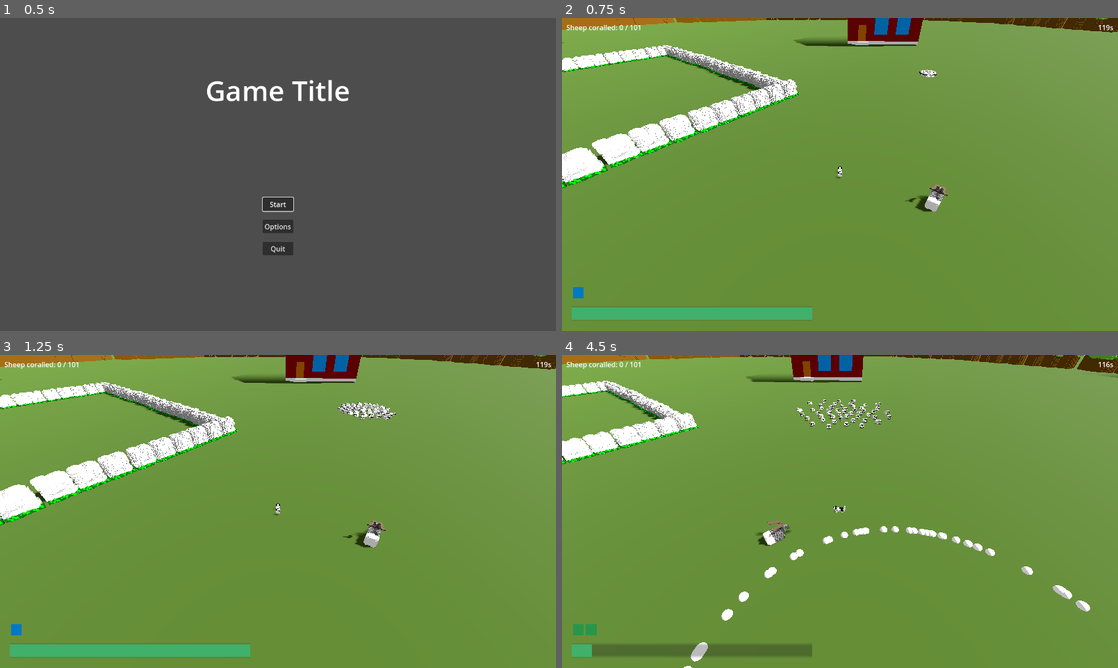
Above: before the commit, frames 1-4 (two rows, left to right).
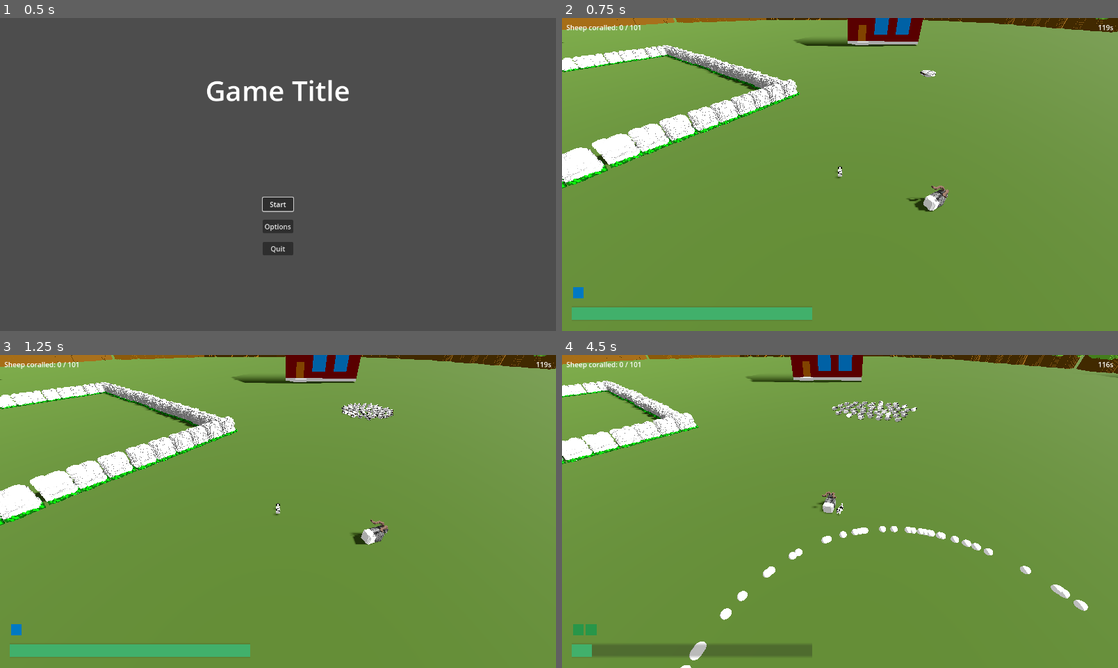
Above: after the commit, the same moments.

Repository: hunttis/ld-58
Game: Godot game, scene res://assets/scenes/master.tscn
Two runs of this game, one before a commit and one after it. Both use one fixed random seed, a clock stepped at 60 frames per second and the inputs below.
Inputs:
- Up to frame 1 (0.5 s): no input
- Up to frame 2 (0.75 s): click "Start" at 0.5 s
- Up to frame 3 (1.25 s): no input
- Up to frame 4 (4.5 s): hold D (move_right) 1.28-2.03 s; hold Q (ability_bark) 1.28-2.03 s; hold S (move_back) 2.03-2.78 s; tap Space (ability_dash) at 2.1 s; hold D (move_right) 2.78-3.53 s; hold E (ability_sprint) 2.78-3.53 s; hold W (move_forward) 3.53-4.28 s; tap Q (ability_bark) at 3.6 s; hold A (move_left) from 4.28 s (still down); hold Space (ability_dash) from 4.28 s (still down)

Frame 1 is identical in both runs. In frame 2, 0.2% of the frame differs, in the area x 61-70%, y 16-62%; in frame 3, 0.6%; in frame 4, 2.3%, in the area x 0-100%, y 0-100%.

Commit message:
make sheep a bit less epileptic

Diff:
--- a/assets/scenes/game/sheep/Sheep.gd
+++ b/assets/scenes/game/sheep/Sheep.gd
@@ -16,11 +16,13 @@
 @export var weight_separation: float = 1.0
 @export var weight_align: float = 0.2
 @export var weight_dog: float = 2.0
-@export var weight_wander: float = 0.5
+@export var weight_wander: float = 0.2
 @export var weight_bark: float = 20
 @export var weight_goal: float = 20
 
 @export var neighbor_radius: float = 40.0
+
+var frame_delay := 4
 
 enum State {
   IDLE,
@@ -86,7 +88,13 @@
 
     move_and_slide()
 
+var frames = 0
 func _physics_process(_delta: float) -> void:
+  frames += 1
+  if frames % frame_delay != 0:
+    return
+  frames = 0
+
   _update_neighbors()
 
   var steer := Vector3.ZERO
